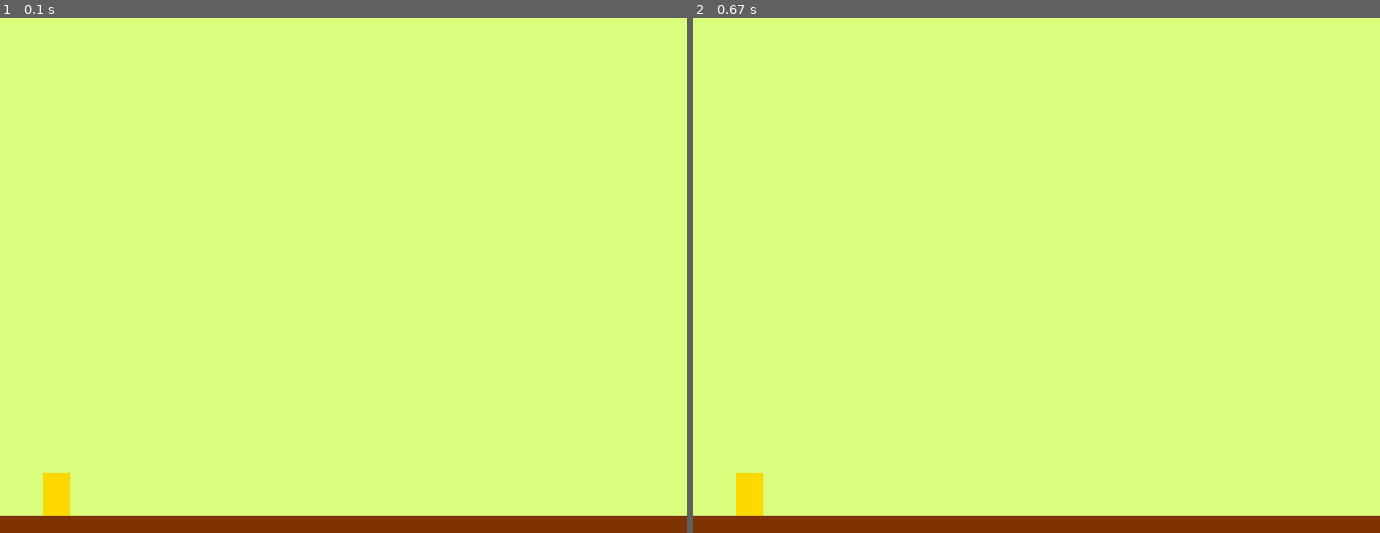
Above: before the commit, frames 1-2 (left to right).
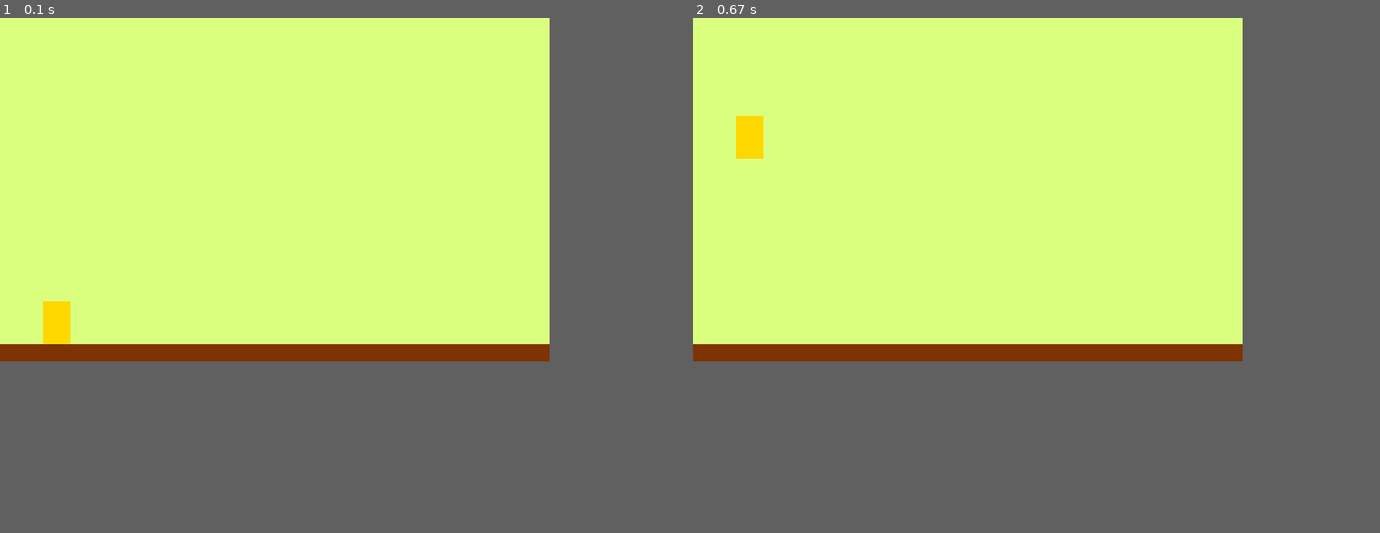
Above: after the commit, the same moments.

Repository: MinHyeok90/20200530_pygame
Game: pygame game, started from run/run.py
Two runs of this game, one before a commit and one after it. Both use one fixed random seed, a clock stepped at 60 frames per second and the inputs below.
Inputs:
- Up to frame 1 (0.1 s): no input
- Up to frame 2 (0.67 s): tap Space at 0.33 s
In our replay, the window is 800x600 before the commit and 640x400 after it. These sizes can differ from the game's own. Grey fills any space a smaller window leaves; there, only what the larger window draws over its background counts as a difference.

The runs differ from the first frame. In frame 1, 6.7% of the frame differs, in the area x 0-100%, y 55-100%; in frame 2, 6.7%.

Commit message:
Add Jumping

Diff:
--- a/run/run.py
+++ b/run/run.py
@@ -5,8 +5,8 @@
 # Default Frame Setting
 pygame.init()
 
-screen_width = 800
-screen_height = 600
+screen_width = 640
+screen_height = 400
 screen = pygame.display.set_mode((screen_width, screen_height))
 
 pygame.display.set_caption("Z_Game")
@@ -34,7 +34,9 @@
 character_to_y = 0
 character_x_pos = 50
 character_y_pos = screen_height - character_height - stage_height
-character_speed = 1
+character_jump_power = -2
+
+gravity_speed = 0.3
 
 # Env
 game_font = pygame.font.Font(None, 40)
@@ -42,10 +44,11 @@
 start_ticks = pygame.time.get_ticks()
 game_result = "GAME OVER"
 
+canSpace = True
 # Run
 running = True
 while running:
-    dt = clock.tick(60)
+    dt = clock.tick(30)
 
     # Event
     for event in pygame.event.get():
@@ -56,20 +59,21 @@
             if event.key == pygame.K_ESCAPE:
                 game_result = "EXIT"
                 running = False
-            elif event.key == pygame.K_SPACE:
-                pass
+            elif event.key == pygame.K_SPACE and canSpace:
+                canSpace = False
+                character_to_y = character_jump_power
 
-        if event.type == pygame.KEYUP:
-            if event.key == pygame.K_SPACE:
-                pass
 
     # Position
     character_y_pos += character_to_y * dt
 
-    if character_x_pos < 0:
-        character_x_pos = 0
-    elif character_y_pos > screen_height - character_height - stage_height:
-        character_y_pos = screen_width - character_width - stage_height
+    if character_y_pos >= screen_height - character_height - stage_height:
+        character_y_pos = screen_height - character_height - stage_height
+        canSpace = True
+        character_to_y = 0
+    else:
+        character_to_y += gravity_speed
+
 
 
     # Crash
@@ -104,7 +108,7 @@
 screen.blit(msg, msg_rect)
 pygame.display.update()
 
-pygame.time.delay(2000)
+# pygame.time.delay(2000)
 
 pygame.display.quit()
 pygame.quit()
